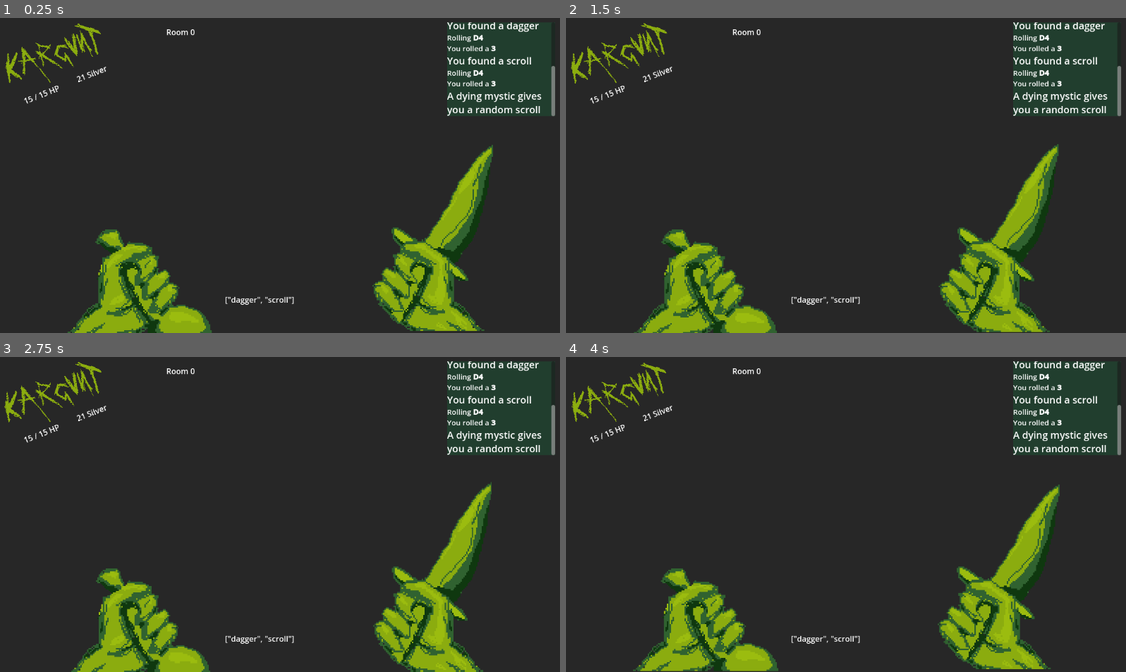
Above: before the commit, frames 1-4 (two rows, left to right).
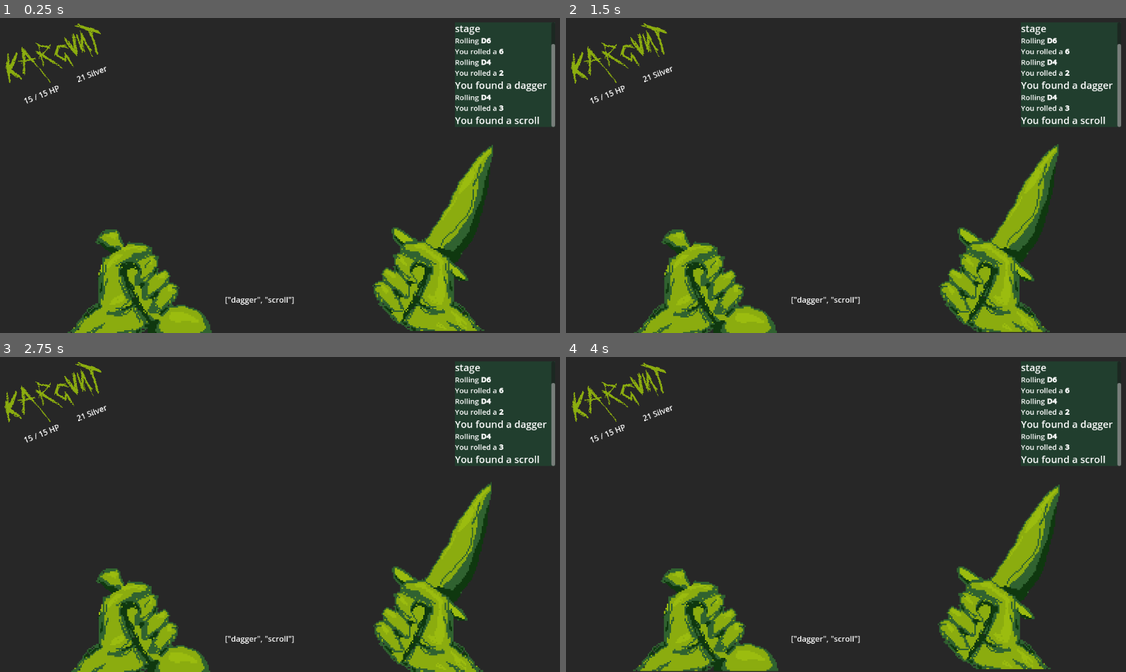
Above: after the commit, the same moments.

Repository: Lefrec/dark_fort
Game: Godot game, scene res://scenes/main.tscn
The game is run twice, just before and just after one commit, with the same random seed, the same clock (stepped at 60 frames per second) and the same inputs.
Inputs:
- Up to frame 1 (0.25 s): no input
- Up to frame 2 (1.5 s): no input
- Up to frame 3 (2.75 s): no input
- Up to frame 4 (4 s): no input

The runs differ from the first frame. In frame 1, 1.9% of the frame differs, in the area x 29-100%, y 1-35%; in frame 2, 1.9%; in frame 3, 1.9%; in frame 4, 1.9%.
Error after the commit: Parse Error: Expected end of statement after expression, found ":" instead. (res://scripts/dungeon.gd:45)

Commit message:
début de la fonction pour générer les rooms

Diff:
--- a/dark-fort-project/scenes/main.tscn
+++ b/dark-fort-project/scenes/main.tscn
@@ -121,10 +121,10 @@
 layout_mode = 2
 anchor_left = 1.0
 anchor_right = 1.0
-offset_left = 914.0
+offset_left = 930.0
 offset_top = 12.0
 offset_right = 1135.0
-offset_bottom = 204.0
+offset_bottom = 226.0
 grow_horizontal = 0
 theme_override_font_sizes/normal_font_size = 20
 theme_override_font_sizes/bold_font_size = 20
--- a/dark-fort-project/scripts/dungeon.gd
+++ b/dark-fort-project/scripts/dungeon.gd
@@ -18,13 +18,14 @@
 var rooms : Array[Dictionary]
 
 func generate_dungeon():
+	rooms = [generate_entrance()]
 	currentRoom = 0
-	rooms = [generate_entrance()]
 
 func generate_entrance():
 	var door_roll = Library.roll(4,0)
 	var new_entrance = {
-		"NB_door" = door_roll,
+		"NBDoor" = door_roll,
+		"neighbor" = [],
 		"visited" = true,
 		"explored" = false
 	}
@@ -39,3 +40,16 @@
 			new_entrance.event = "The entrance is eerily quiet and desolate"
 	Library.logs(new_entrance.event)
 	return new_entrance
+
+func generate_room():
+		1 :
+			door_roll = 0
+		2,3 :
+			door_roll = 1
+		4 :
+			door_roll = 2
+	var new_room = {
+		"neighbor" = [currentRoom],
+		"visited" = true,
+		"explored" = false
+	}
